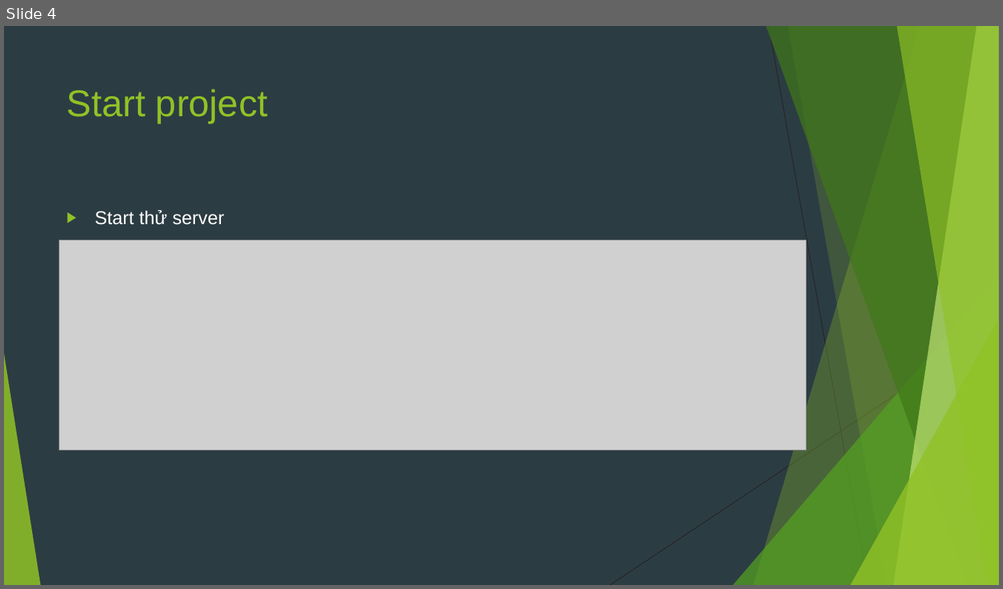
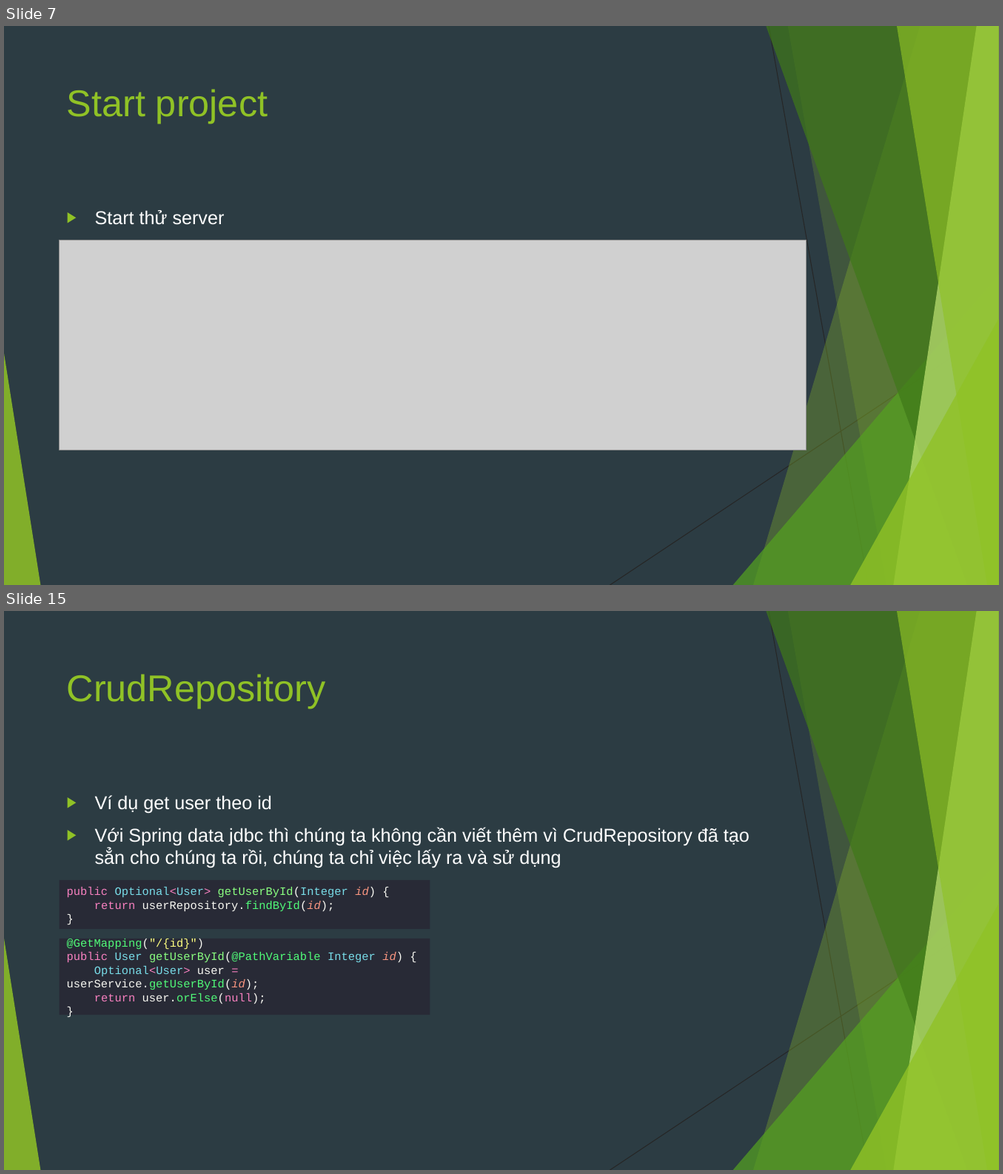
Before and after one commit to sobbingwind/SpringBoot, a slide deck: 06.Spring Data JDBC.pptx. Shown one above the other, each under a label of ours: slide 4 before the commit, slides 7 and 15 after it; the slides between them are not shown. The pictures are 1003x589 and 1003x1174 pixels, drawn with LibreOffice and Linux fonts; fonts in the diff are those of the drawing; grey boxes stand for pictures. Boxes give left, top, right and bottom in pixels: in the first picture for what was removed or moved away, otherwise in the second. Text is boxed around its words. In the diff, an @@ line names an element or a change of style, - is before the commit and + after.

```diff
--- a/06.Spring Data JDBC.pptx
+++ b/06.Spring Data JDBC.pptx
@@ slide 15 added at <box>4,611,999,1170</box>, background #2C3C43; not listed: 10 template elements that a slide beside it also shows @@
@@ title added at <box>67,674,326,709</box>, 36 pt, text #90C226 @@
+CrudRepository
@@ text added at <box>95,795,749,869</box>, 18 pt, text #FFFFFF @@
+▶ Ví dụ get user theo id
+▶ Với Spring data jdbc thì chúng ta không cần viết thêm vì CrudRepository đã tạo sẳn cho chúng ta rồi, chúng ta chỉ việc lấy ra và sử dụng
@@ rectangle added at <box>60,880,430,930</box>, fill #282A36, 11 pt, text #F8F8F2 @@
+public Optional<User> getUserById(Integer id) {
+return userRepository.findById(id);
+}
@@ rectangle added at <box>60,939,430,1015</box>, fill #282A36, 11 pt, text #50FA78 @@
+@GetMapping("/{id}")
+public User getUserById(@PathVariable Integer id) {
+Optional<User> user = userService.getUserById(id);
+return user.orElse(null);
+}
@@ what was slide 4 is now slide 7 @@
```
Also in this commit, not shown: 18 other slides added.
